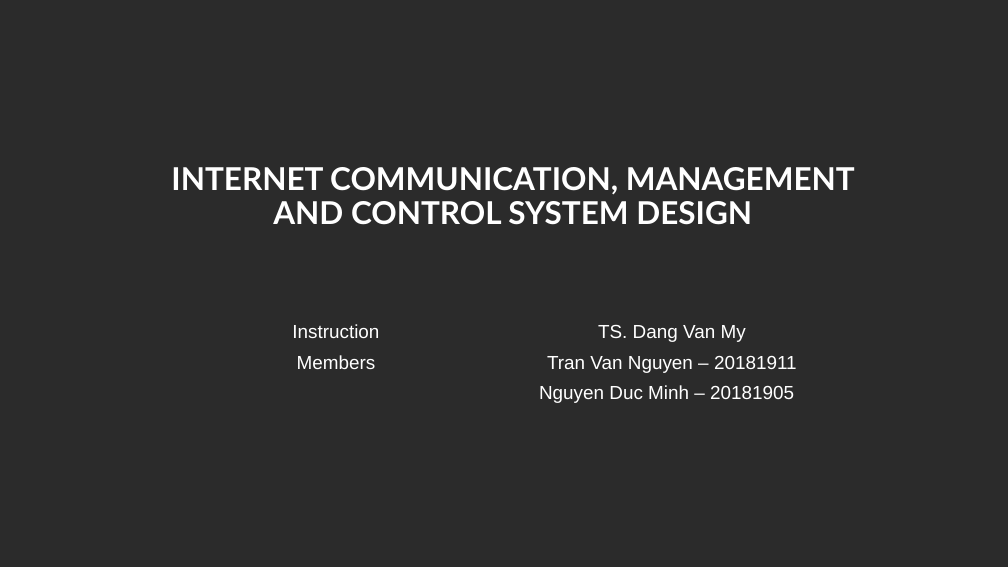
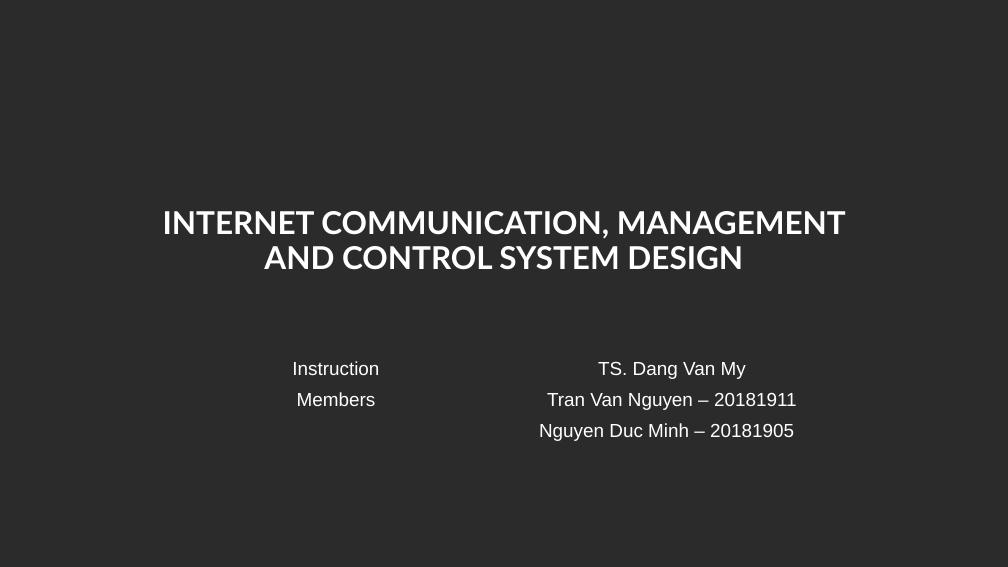
Before and after one commit to ndmbka2k/DATN, a slide deck: slide 2 of POWERPOINT/GraduationThesis_pp.pptx. Drawn at 1008x567 pixels with LibreOffice and Linux fonts; fonts in the diff are those of the drawing; background and template pictures are left out; a plain dark background stands for a picture behind light text. Boxes give left, top, right and bottom in pixels: in the first picture for what was removed or moved away, otherwise in the second. Text is boxed around its words. In the diff, an @@ line names an element or a change of style, - is before the commit and + after.

```diff
--- a/POWERPOINT/GraduationThesis_pp.pptx
+++ b/POWERPOINT/GraduationThesis_pp.pptx
@@ title "INTERNET COMMUNICATION, MANAGEMENT AND CONTROL ...": place and size @@
-title "INTERNET COMMUNICATION, MANAGEMENT AND CONTROL ..." at (171,167,855,225)
+title "INTERNET COMMUNICATION, MANAGEMENT AND CONTROL ..." at (163,211,846,270)
@@ table: place and size @@
-table at (168,318,839,410)
+table at (168,355,839,448)
```
Also in this commit, not shown: 4 other slides changed, 1 slide added, 2 other files.
